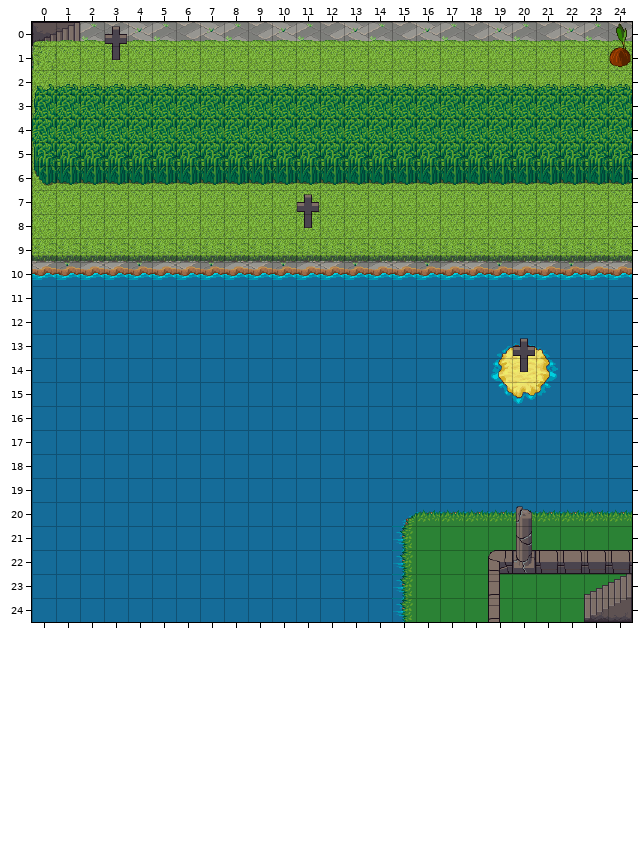
Level history. Tiled map: js/assets/fuck2.tmx. The picture above was drawn from the file before the commit.
Cells are 32x32 px. Shown: x 0..24, y 0..24.
New version:
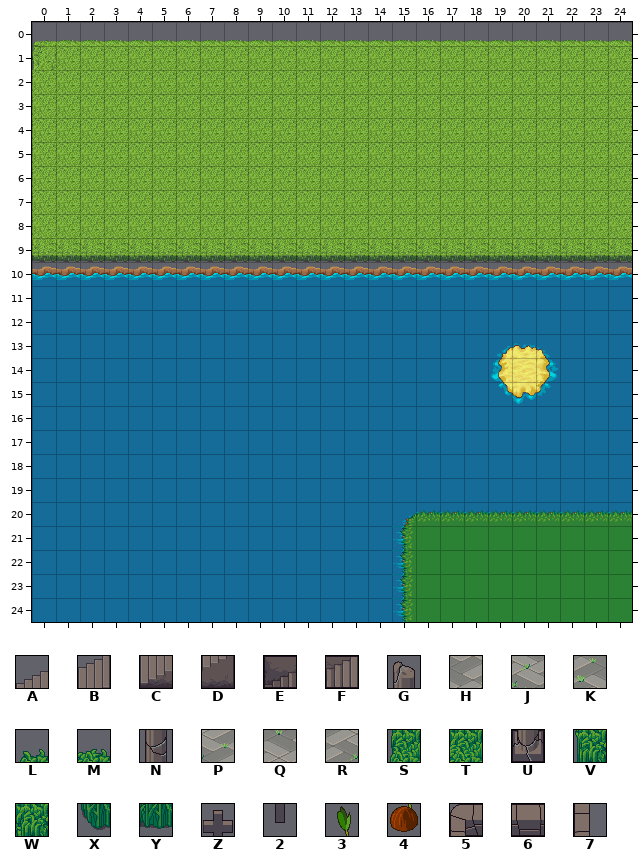
Key: from "west_rpg": A 252, B 253, C 284, D 285, E 316, F 317, G 499, H 513, J 514, K 515, L 521, M 522, N 531, P 545, Q 546, R 547, S 553, T 554, U 563, V 585, W 586, X 617, Y 618, Z 687, 2 719, 3 762, 4 794, 5 852, 6 853, 7 884.
_ is an empty cell.
Difference:
Layer "块层 1" (now hidden):
y 0: x 0..24 EFKHJKHJKHJKHJKHJKHJKHJKH -> _________________________
y 1: x 0 P -> _
y 9: x 0..24 HJKHJKHJKHJKHJKHJKHJKHJKH -> _________________________
y 10: x 0..24 PQRPQRPQRPQRPQRPQRPQRPQRP -> _________________________
Layer "块层 3" (now hidden):
y 0: x 3 Z -> _; x 24 3 -> _
y 1: x 3 2 -> _; x 24 4 -> _
y 2: x 0..24 LMMMMMMMMMMMMMMMMMMMMMMMM -> _________________________
y 3: x 0..24 STTTTTTTTTTTTTTTTTTTTTTTT -> _________________________
y 4: x 0..24 TTTTTTTTTTTTTTTTTTTTTTTTT -> _________________________
y 5: x 0..24 VWWWWWWWWWWWWWWWWWWWWWWWW -> _________________________
y 6: x 0..24 XYYYYYYYYYYYYYYYYYYYYYYYY -> _________________________
y 7: x 11 Z -> _
y 8: x 11 2 -> _
y 13: x 20 Z -> _
y 14: x 20 2 -> _
y 20: x 20 G -> _
y 21: x 20 N -> _
y 22: x 19..24 5U6666 -> ______
y 23: x 19 7 -> _; x 23..24 AB -> __
y 24: x 19 7 -> _; x 23..24 CD -> __
Pixel boxes of the changes (left, top, right, bottom) in both pictures:
removed: (32, 22, 632, 270)
removed: (513, 338, 535, 372)
removed: (488, 506, 632, 622)
